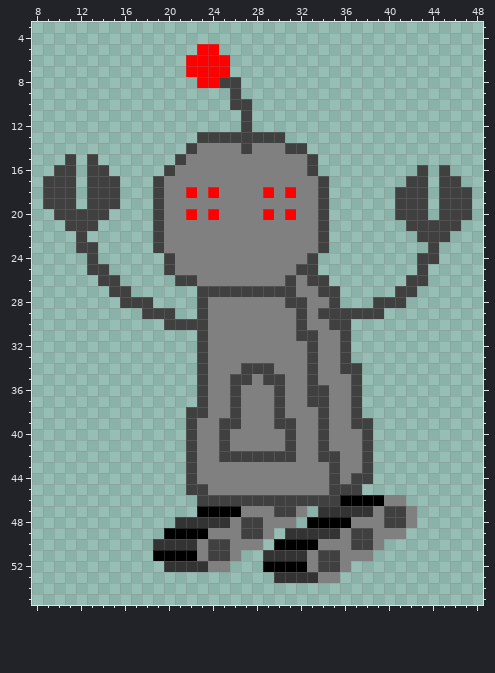
Edited in one commit: pixel-art sprite (assets/SmallRobot.png). Above is the file before it was changed.
The file is 64x64 pixels. Shown: x 8..48, y 3..55.
After:
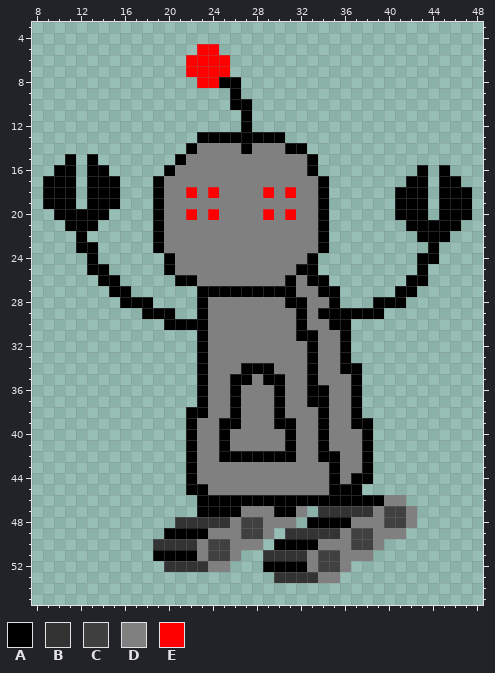
Palette (. is transparent): A #000000  B #333333  C #404040  D #808080  E #ff0000
From old to new:
y 8: x 25..26 CC -> AA
y 9: x 26 C -> A
y 10: x 26..27 CC -> AA
y 11..12: x 27 C -> A
y 13: x 23..30 CCCCCCCC -> AAAAAAAA
y 14: x 22 C -> A; x 27 C -> A; x 31..32 CC -> AA
y 15: x 11 C -> A; x 13 C -> A; x 21 C -> A; x 33 C -> A
y 16: x 10..11 CC -> AA; x 13..14 CC -> AA; x 20 C -> A; x 33 C -> A; x 43 C -> A; x 45 C -> A
y 17: x 9..11 CCC -> AAA; x 13..15 CCC -> AAA; x 19 C -> A; x 34 C -> A; x 42..43 CC -> AA; x 45..46 CC -> AA
y 18..19: x 9..11 CCC -> AAA; x 13..15 CCC -> AAA; x 19 C -> A; x 34 C -> A; x 41..43 CCC -> AAA; x 45..47 CCC -> AAA
y 20: x 10..14 CCCCC -> AAAAA; x 19 C -> A; x 34 C -> A; x 41..43 CCC -> AAA; x 45..47 CCC -> AAA
y 21: x 11..13 CCC -> AAA; x 19 C -> A; x 34 C -> A; x 42..46 CCCCC -> AAAAA
y 22: x 12 C -> A; x 19 C -> A; x 34 C -> A; x 43..45 CCC -> AAA
y 23: x 12..13 CC -> AA; x 19 C -> A; x 34 C -> A; x 44 C -> A
y 24: x 13 C -> A; x 20 C -> A; x 33 C -> A; x 43..44 CC -> AA
y 25: x 13..14 CC -> AA; x 20 C -> A; x 32..33 CC -> AA; x 43 C -> A
y 26: x 14..15 CC -> AA; x 21..22 CC -> AA; x 31 C -> A; x 33..34 CC -> AA; x 42..43 CC -> AA
y 27: x 15..16 CC -> AA; x 23..31 CCCCCCCCC -> AAAAAAAAA; x 34..35 CC -> AA; x 41..42 CC -> AA
y 28: x 16..18 CCC -> AAA; x 23 C -> A; x 31..32 CC -> AA; x 35 C -> A; x 39..41 CCC -> AAA
y 29: x 18..20 CCC -> AAA; x 23 C -> A; x 32 C -> A; x 34..39 CCCCCC -> AAAAAA
y 30: x 20..23 CCCC -> AAAA; x 32 C -> A; x 35..36 CC -> AA
y 31: x 23 C -> A; x 32..33 CC -> AA; x 36 C -> A
y 32..33: x 23 C -> A; x 33 C -> A; x 36 C -> A
y 34: x 23 C -> A; x 27..29 CCC -> AAA; x 33 C -> A; x 36..37 CC -> AA
y 35: x 23 C -> A; x 26..27 CC -> AA; x 29..30 CC -> AA; x 33 C -> A; x 37 C -> A
y 36..37: x 23 C -> A; x 26 C -> A; x 30 C -> A; x 33..34 CC -> AA; x 37 C -> A
y 38: x 22..23 CC -> AA; x 26 C -> A; x 30 C -> A; x 34 C -> A; x 37 C -> A
y 39: x 22 C -> A; x 25..26 CC -> AA; x 30..31 CC -> AA; x 34 C -> A; x 37..38 CC -> AA
y 40..41: x 22 C -> A; x 25 C -> A; x 31 C -> A; x 34 C -> A; x 38 C -> A
y 42: x 22 C -> A; x 25..31 CCCCCCC -> AAAAAAA; x 34..35 CC -> AA; x 38 C -> A
y 43: x 22 C -> A; x 35 C -> A; x 38 C -> A
y 44: x 22 C -> A; x 35 C -> A; x 37..38 CC -> AA
y 45: x 22..23 CC -> AA; x 35..37 CCC -> AAA
y 46: x 23..35 CCCCCCCCCCCCC -> AAAAAAAAAAAAA
y 47: x 30..31 CC -> AA
Boxes around the changes in both pictures, in picture pixels (x1, y1, x2, y2):
changed: (43, 77, 472, 517)
